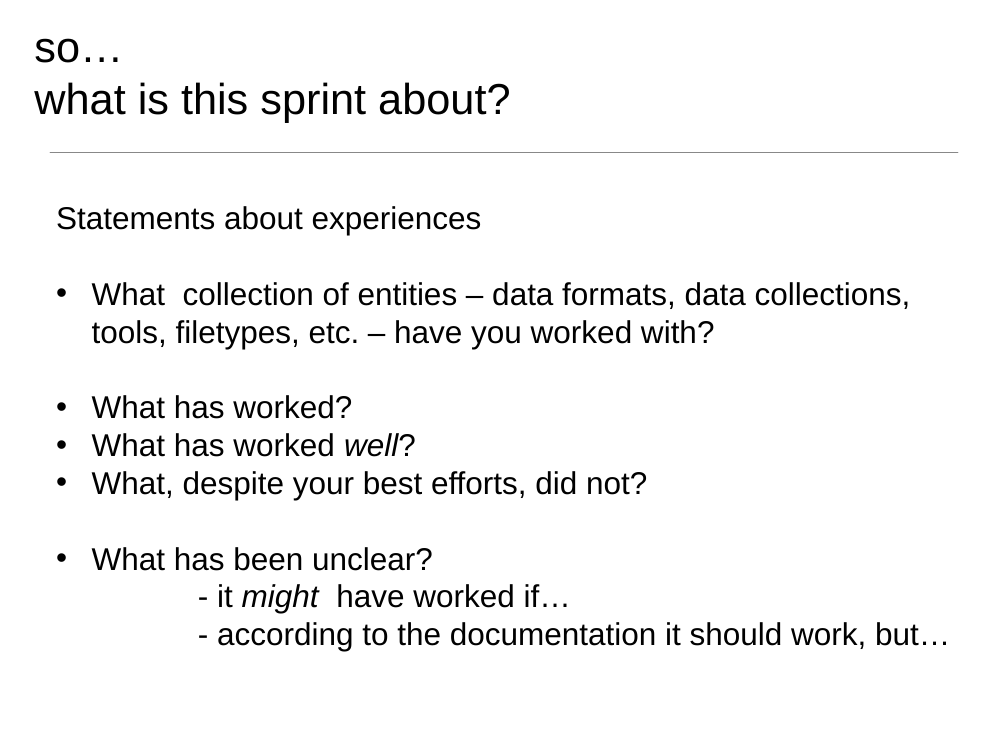
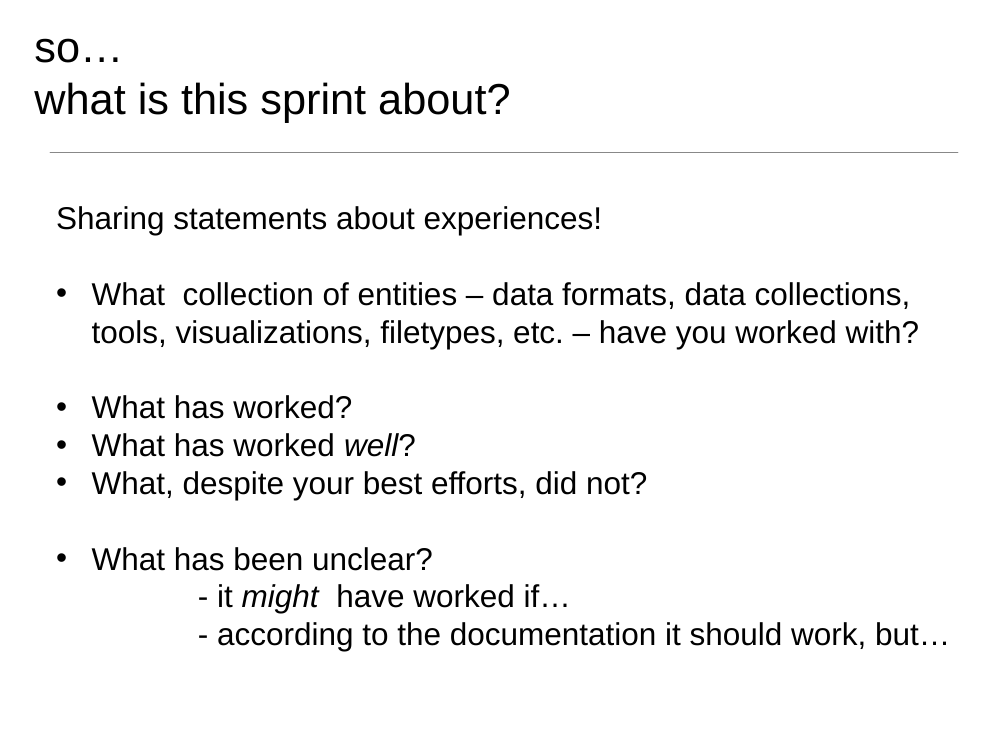
Before and after one commit to ESIPFed/toolmatch-ontology, a slide deck: slide 9 of 2016ESIPSprint/ToolMatch_Sprint_ESIPSummer2016_v2.pptx (slide 10 before the commit). Drawn at 1008x756 pixels with LibreOffice and Linux fonts; fonts in the diff are those of the drawing; background and template pictures are left out. Boxes give left, top, right and bottom in pixels: in the first picture for what was removed or moved away, otherwise in the second. Text is boxed around its words. In the diff, an @@ line names an element or a change of style, - is before the commit and + after.

```diff
--- a/2016ESIPSprint/ToolMatch_Sprint_ESIPSummer2016_v2.pptx
+++ b/2016ESIPSprint/ToolMatch_Sprint_ESIPSummer2016_v2.pptx
@@ text at (56,206,919,349): text changed @@
-Statements about experiences
-• What collection of entities – data formats, data collections, tools, filetypes, etc. – have you worked with?
+Sharing statements about experiences!
+• What collection of entities – data formats, data collections, tools, visualizations, filetypes, etc. – have you worked with?
```
Also in this commit, not shown: 7 other slides changed, 2 slides removed.
